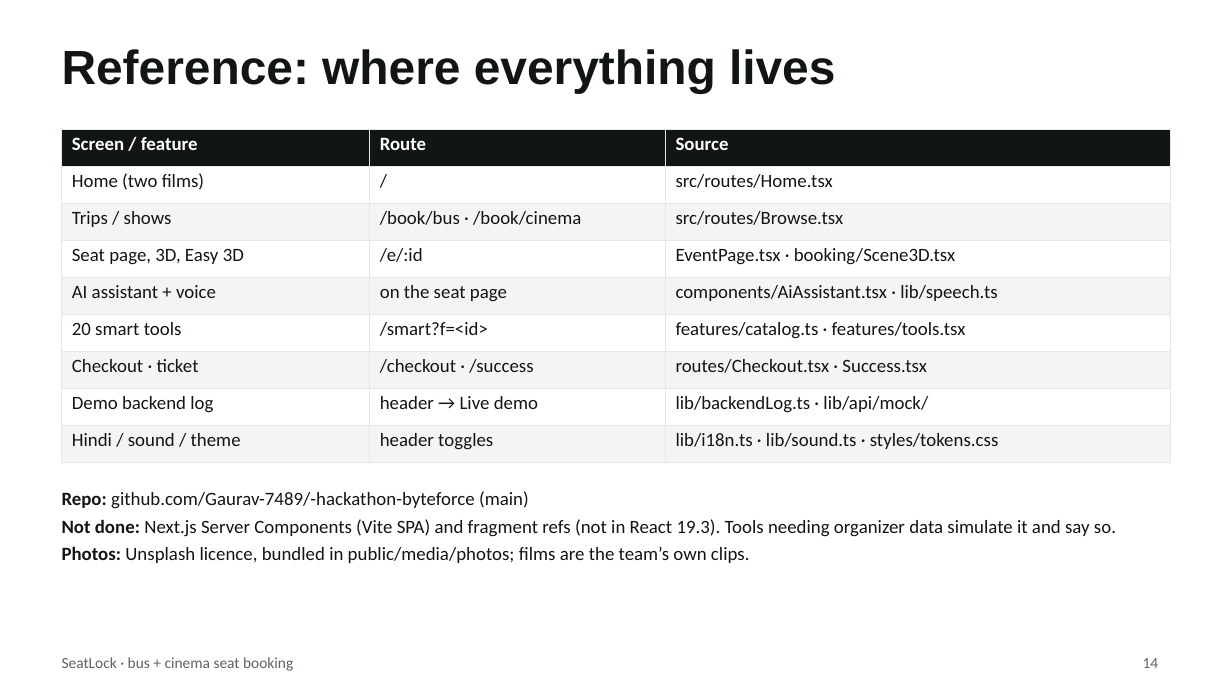
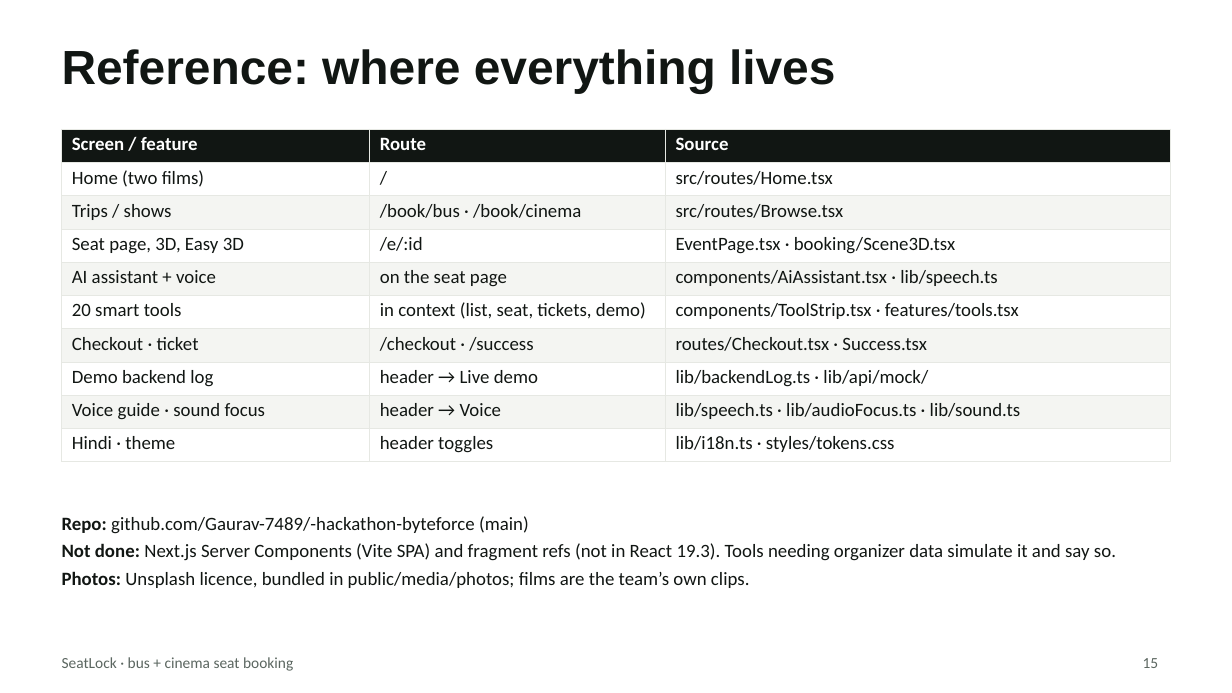
Before and after one commit to Gaurav-7489/-hackathon-byteforce, a slide deck: slide 15 of docs/SeatLock-Overview.pptx (slide 14 before the commit). Drawn at 1232x693 pixels with LibreOffice and Linux fonts; fonts in the diff are those of the drawing. Boxes give left, top, right and bottom in pixels: in the first picture for what was removed or moved away, otherwise in the second. Text is boxed around its words. In the diff, an @@ line names an element or a change of style, - is before the commit and + after.

```diff
--- a/docs/SeatLock-Overview.pptx
+++ b/docs/SeatLock-Overview.pptx
@@ table at [62,129,1170,457] @@
-row 6, column 2: /smart?f=<id>
+row 6, column 2: in context (list, seat, tickets, demo)
-row 6, column 3: features/catalog.ts · features/tools.tsx
+row 6, column 3: components/ToolStrip.tsx · features/tools.tsx
-row 9: Hindi / sound / theme | header toggles | lib/i18n.ts · lib/sound.ts · styles/tokens.css
+row 9: Voice guide · sound focus | header → Voice | lib/speech.ts · lib/audioFocus.ts · lib/sound.ts
+row 10: Hindi · theme | header toggles | lib/i18n.ts · styles/tokens.css
@@ text "Repo: github.com/Gaurav-7489/-hackathon-byteforce (main)": place and size @@
-text "Repo: github.com/Gaurav-7489/-hackathon-byteforce (main)" at [62,491,1116,563]
+text "Repo: github.com/Gaurav-7489/-hackathon-byteforce (main)" at [62,516,1116,588]
@@ page number at [1143,658,1159,668]: text changed @@
-14
+15
```
Also in this commit, not shown: 4 other slides changed, 1 slide added, 11 other files.
